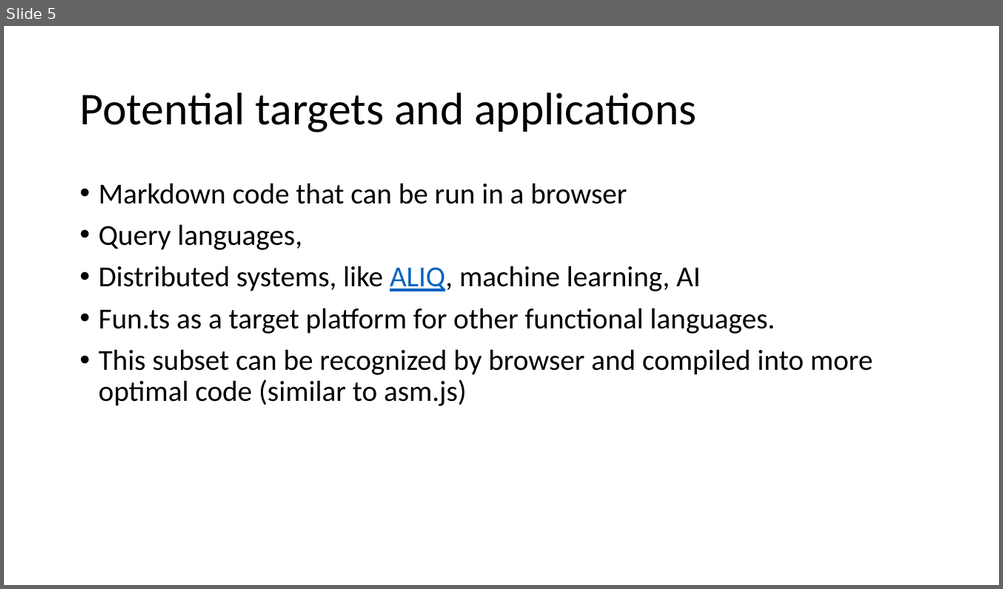
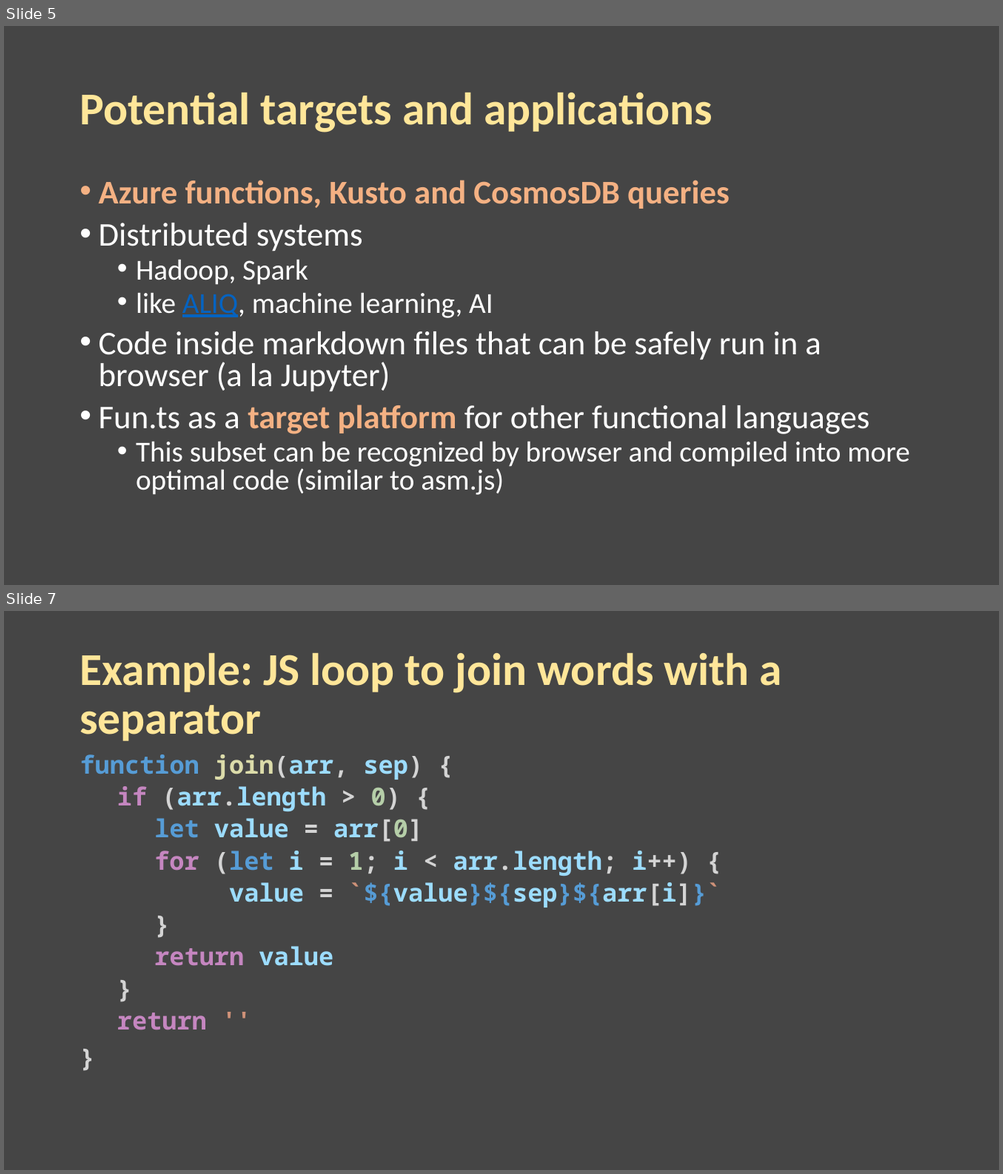
Before and after one commit to ts-common/fun.ts, a slide deck: doc/demo/about_FUNts.pptx. Shown one above the other, each under a label of ours: slide 5 before the commit, slides 5 and 7 after it; the slides between them are not shown. The pictures are 1003x589 and 1003x1174 pixels, drawn with LibreOffice and Linux fonts; fonts in the diff are those of the drawing. Boxes give left, top, right and bottom in pixels: in the first picture for what was removed or moved away, otherwise in the second. Text is boxed around its words. In the diff, an @@ line names an element or a change of style, - is before the commit and + after.

```diff
--- a/doc/demo/about_FUNts.pptx
+++ b/doc/demo/about_FUNts.pptx
@@ slide 7 added at (x1=4, y1=611, x2=999, y2=1170), background #454545 @@
@@ title added at (x1=79, y1=653, x2=782, y2=741), 44 pt, text #FFE699, bold @@
+Example: JS loop to join words with a separator
@@ text added at (x1=80, y1=755, x2=721, y2=1031), 24 pt, text #9CDCFE, bold @@
+function join(arr, sep) {
+  if (arr.length > 0) {
+    let value = arr[0]
+    for (let i = 1; i < arr.length; i++) {
+    value = `${value}${sep}${arr[i]}`
+    }
+    return value
+  }
+  return ''
+}
@@ slide 5 changed as well @@
@@ background #FFFFFF to #454545 @@
@@ title "Potential targets and applications" at (x1=79, y1=92, x2=711, y2=133): text colour #000000 to #FFE699, bold on @@
@@ text at (x1=99, y1=180, x2=870, y2=434): text changed; size 28 to 32 pt; text colour #000000 to #FFFFFF @@
-• Markdown code that can be run in a browser
-• Query languages,
-• Distributed systems, like ALIQ, machine learning, AI
-• Fun.ts as a target platform for other functional languages.
+• Azure functions, Kusto and CosmosDB queries
+• Distributed systems
+  • Hadoop, Spark
+  • like ALIQ, machine learning, AI
+• Code inside markdown files that can be safely run in a browser (a la Jupyter)
+• Fun.ts as a target platform for other functional languages
@@ text at (x1=136, y1=442, x2=910, y2=495): text colour #000000 to #FFFFFF in "This subset can be recognized by browser ..."; list level 1 to 2 in "This subset can be recognized ..."; line spacing 0.9 to 0.8 @@
```
Also in this commit, not shown: 5 other slides changed, 3 other slides added.
